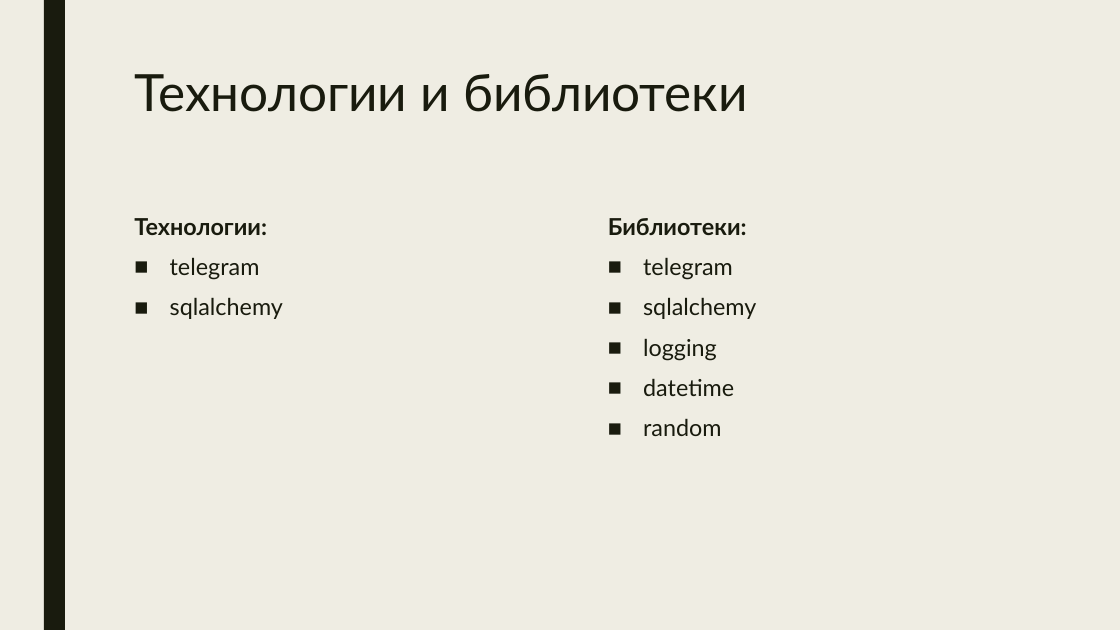
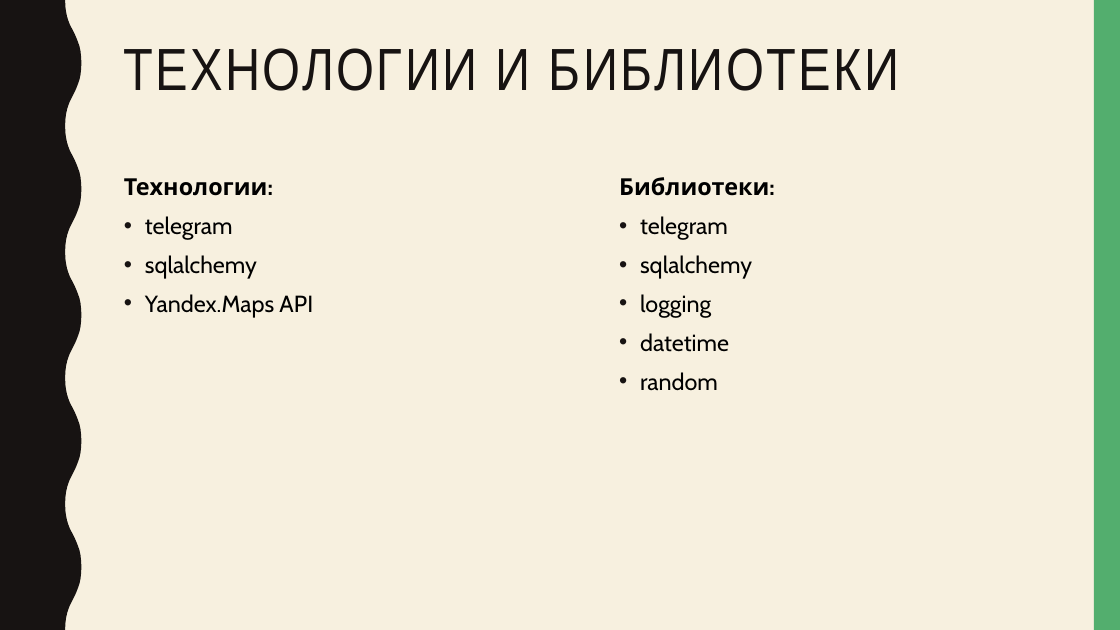
Before and after one commit to Gentlem4n72/TelegramQuiz, a slide deck: slide 6 of Бот Семён.pptx (slide 5 before the commit). Drawn at 1120x630 pixels with LibreOffice and Linux fonts; fonts in the diff are those of the drawing. Boxes give left, top, right and bottom in pixels: in the first picture for what was removed or moved away, otherwise in the second. Text is boxed around its words. In the diff, an @@ line names an element or a change of style, - is before the commit and + after.

```diff
--- a/Бот Семён.pptx
+++ b/Бот Семён.pptx
@@ background #EFEDE3 to #F7F0DF @@
@@ freeform shape added at box(0, 0, 82, 630), fill #171312 @@
@@ rectangle removed at box(44, 0, 65, 630) @@
@@ rectangle added at box(1094, 0, 1120, 630), fill #53AE6E @@
@@ title at box(123, 48, 899, 91): text changed; size 44 to 51 pt; font Lato to Arial Narrow; text colour #191B0E to #171312 @@
-Технологии и библиотеки
+ТЕХНОЛОГИИ И БИБЛИОТЕКИ
@@ text "Технологии:": place and size @@
-text "Технологии:" at box(134, 218, 283, 319)
+text "Технологии:" at box(124, 178, 313, 318)
@@ text at box(124, 178, 273, 279): font Lato to Cabin, text colour #191B0E to #000000 in "Технологии:", "telegram", "sqlalchemy"; line spacing 0.94 to 1.1; less space between paragraphs; bullet ■ to • @@
@@ text "Библиотеки:": place and size @@
-text "Библиотеки:" at box(608, 218, 756, 436)
+text "Библиотеки:" at box(619, 177, 769, 391)
@@ text "Библиотеки:" at box(619, 177, 769, 391): font Lato to Cabin, text colour #191B0E to #000000; line spacing 0.94 to 1.1; less space between paragraphs; bullet ■ to • @@
@@ text at box(145, 294, 313, 318): paragraph added @@
+• Yandex.Maps API
```
Also in this commit, not shown: 4 other slides changed, 1 slide added, 1 other file.
